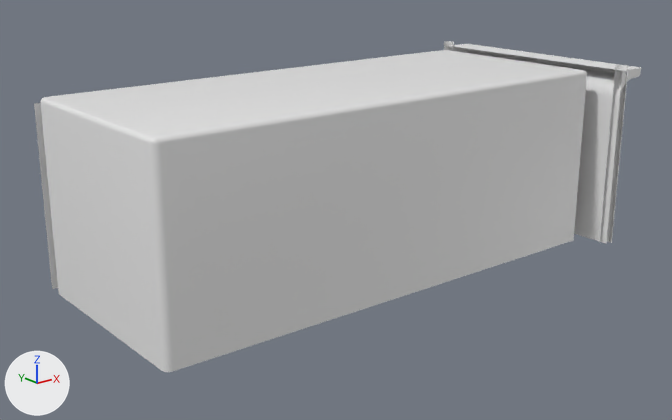
The FBX model Project_Alpha/Content/Grafika/Objekty/místnost/kajuty/Kajuta_P.fbx, before and after one commit.
Camera for both pictures: a 50 mm lens placed at (-20.25, -26.02, 7.3), pointed at (-8.35, -11.15, 1.35). Arrows for +X, +Y and +Z are at lower left; the lights stay in place. Where no turn or scale is listed for an object, it has been applied to the vertices.

The older version as bpy lines, for what is in view:
```python
me_cube_002 = bpy.data.meshes.new('Cube.002')
me_cube_002.from_pydata(...)  # 291 vertices, 226 faces; spans x -13.72..-1.83, y -14.02..-8.46, z 0.07..4.2
# faces by material slot: [10, 4, 1, 18, 189, 4]
me_cube_002.materials.append(mat_material_013)  # white #e7e7e7
me_cube_002.materials.append(mat_material_014)  # white #e7e7e7
me_cube_002.materials.append(mat_material_018)  # white #e7e7e7
me_cube_002.materials.append(mat_material_019)  # white #e7e7e7
me_cube_002.materials.append(mat_material_020)  # white #e7e7e7
me_cube_002.materials.append(mat_material_029)  # white #e7e7e7
# before: 6 (-2.85, -8.6, 0.08), 15 (-13.72, -8.6, 0.08) at pixel (52, 289), 16 (-13.72, -8.6, 3.12) at pixel (37, 143), 201 (-2.54, -13.34, 4.11) at pixel (598, 67), 202 (-2.54, -8.8, 4.11) at pixel (453, 46)
# before: 203 (-2.85, -8.6, 3.91), 204 (-13.72, -8.6, 3.91) at pixel (34, 103)
ob_cube_002 = bpy.data.objects.new('Cube.002', me_cube_002)
ob_cube_002.location = (0.0, 0.0, 0.0)
```
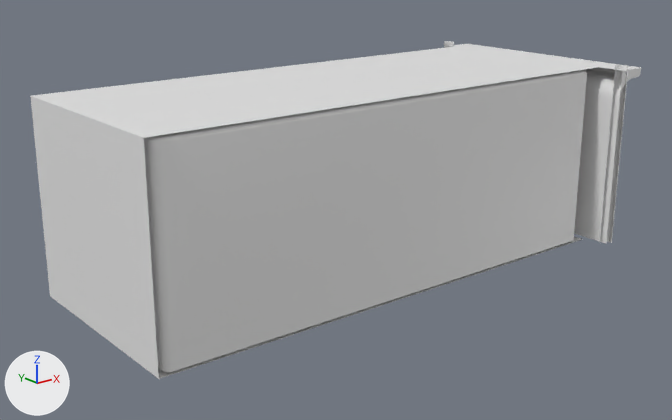
Pixel boxes (x1, y1, x2, y2) of what changed, in the pictures (672 x 420 px):
'Cube.002', reshaped: before (34, 41, 641, 372); after (30, 41, 641, 379)
part 1 of me_cube_002, added: after (30, 47, 597, 379)

The change, as a diff of the scene's bpy script:
```diff
--- a/Project_Alpha/Content/Grafika/Objekty/místnost/kajuty/Kajuta_P.fbx.py
+++ b/Project_Alpha/Content/Grafika/Objekty/místnost/kajuty/Kajuta_P.fbx.py
@@ me_cube_002 @@
 me_cube_002.from_pydata(...)  # 291 vertices, 226 faces; spans x -13.72..-1.83, y -14.02..-8.46, z 0.07..4.2
 # used by ob_cube_002; location = (0.0, 0.0, 0.0)
 # verts and faces of me_cube_002; kept vertices keep their numbers, new ones are numbered from 291
+# me_cube_002 part 1
+verts[291] = (-13.85, -13.34, 4.11)  # pixel (143, 137)
+verts[292] = (-13.85, -13.34, 0.03)  # pixel (158, 379)
+verts[293] = (-2.59, -13.34, 0.03)  # pixel (583, 239)
+for new, old in zip([294, 295, 296], [291, 292, 293]): verts[new] = verts[old] + (0.0, 4.54, 0.0)
+faces += [(201, 202, 294, 291), (291, 294, 295, 292), (292, 295, 296, 293), (15, 295, 294, 204, 16), (202, 203, 204, 294), (6, 296, 295, 15)]  # mat_material_029 (white #e7e7e7)
 me_cube_002.materials.append(mat_material_013)
```
